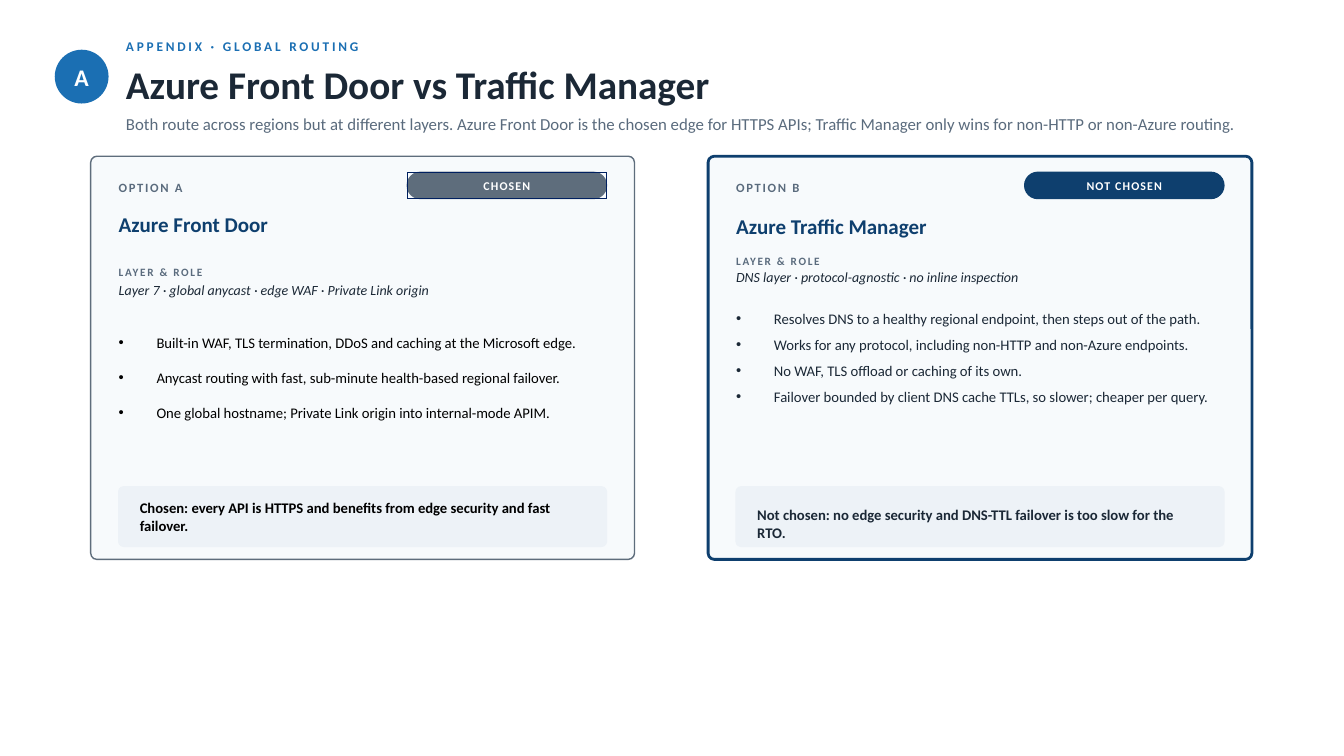
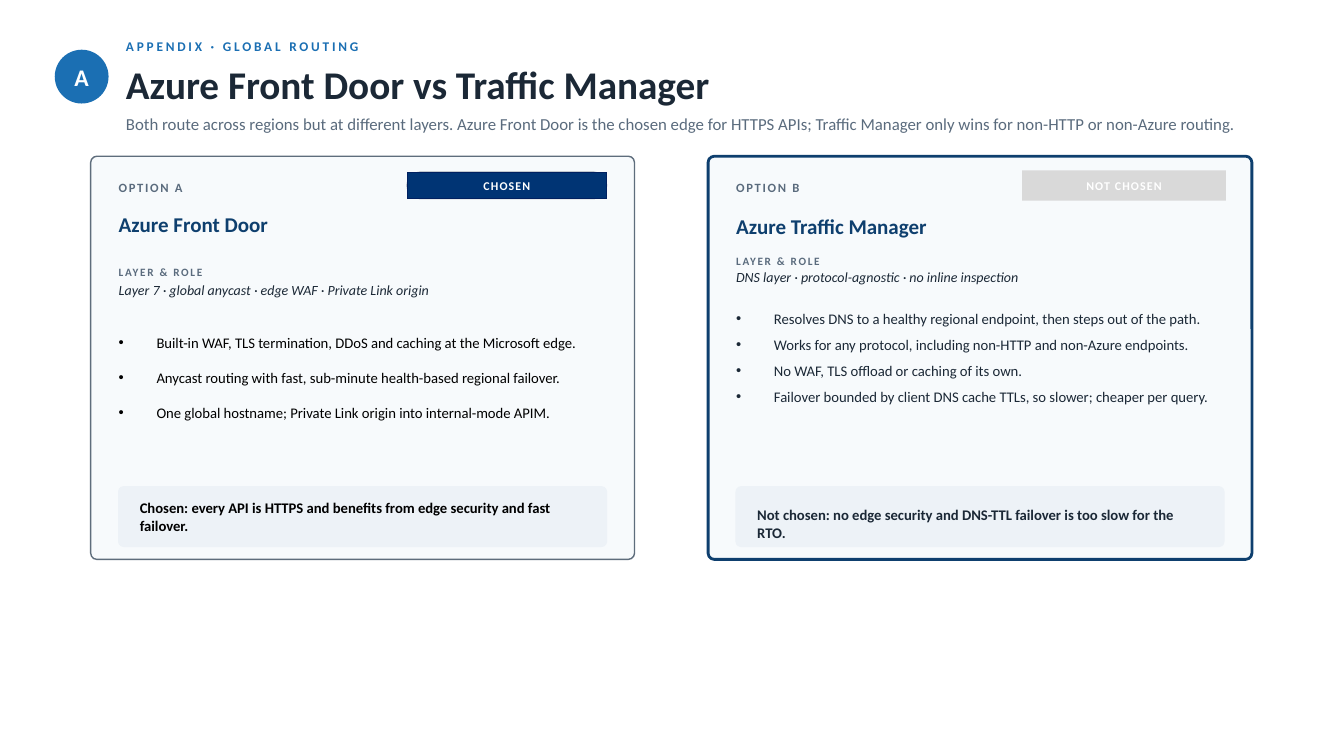
Before and after one commit to xpuneet/Pers, a slide deck: slide 10 of APIM-Target-Architecture.pptx (slide 8 before the commit). Drawn at 1344x756 pixels with LibreOffice and Linux fonts; fonts in the diff are those of the drawing. Boxes give left, top, right and bottom in pixels: in the first picture for what was removed or moved away, otherwise in the second. Text is boxed around its words. In the diff, an @@ line names an element or a change of style, - is before the commit and + after.

```diff
--- a/APIM-Target-Architecture.pptx
+++ b/APIM-Target-Architecture.pptx
@@ rectangle "CHOSEN" at box(407, 172, 607, 199): fill none to #003474 @@
@@ rectangle "NOT CHOSEN": place and size @@
-rectangle "NOT CHOSEN" at box(1087, 182, 1162, 190)
+rectangle "NOT CHOSEN" at box(1022, 170, 1226, 201)
@@ rectangle "NOT CHOSEN" at box(1022, 170, 1226, 201): fill none to #D9D9D9 @@
```
Also in this commit, not shown: 5 other slides changed.
